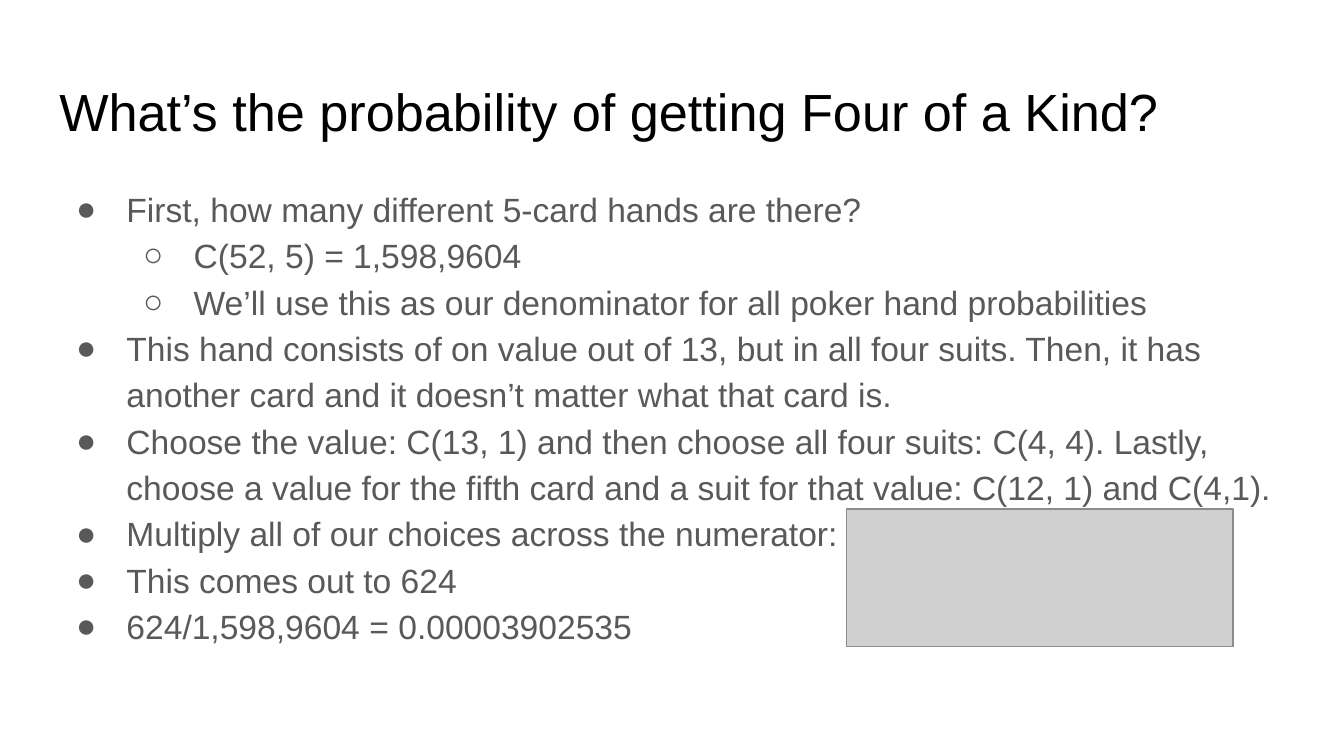
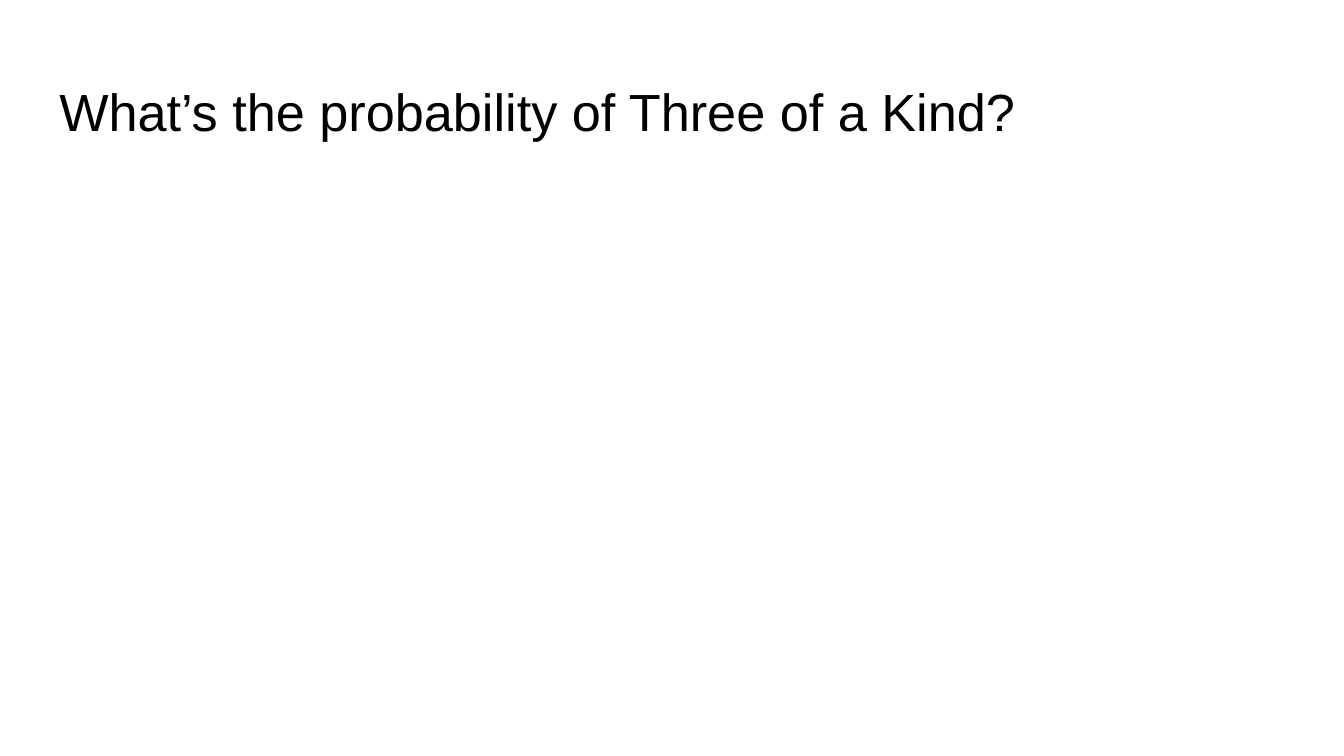
Before and after one commit to matthewsparr/Data-Science-Lessons, a slide deck: slide 13 of Permutations and Combinations/Permutations, Combinations, and Zombies.pptx. Drawn at 1344x756 pixels with LibreOffice and Linux fonts; fonts in the diff are those of the drawing; grey boxes stand for pictures. Boxes give left, top, right and bottom in pixels: in the first picture for what was removed or moved away, otherwise in the second. Text is boxed around its words. In the diff, an @@ line names an element or a change of style, - is before the commit and + after.

```diff
--- a/Permutations and Combinations/Permutations, Combinations, and Zombies.pptx
+++ b/Permutations and Combinations/Permutations, Combinations, and Zombies.pptx
@@ title at (59, 93, 1015, 141): text changed @@
-What’s the probability of getting Four of a Kind?
+What’s the probability of Three of a Kind?
@@ text removed at (126, 197, 1271, 644) @@
-● First, how many different 5-card hands are there?
-  ○ C(52, 5) = 1,598,9604
-  ○ We’ll use this as our denominator for all poker hand probabilities
-● This hand consists of on value out of 13, but in all four suits. Then, it has another card and it doesn’t matter what that card is.
-● Choose the value: C(13, 1) and then choose all four suits: C(4, 4). Lastly, choose a value for the fifth card and a suit for that value: C(12, 1) and C(4,1).
-● Multiply all of our choices across the numerator:
-● This comes out to 624
-● 624/1,598,9604 = 0.00003902535
@@ picture removed at (847, 509, 1234, 646) @@
```
Also in this commit, not shown: 2 other slides changed.
